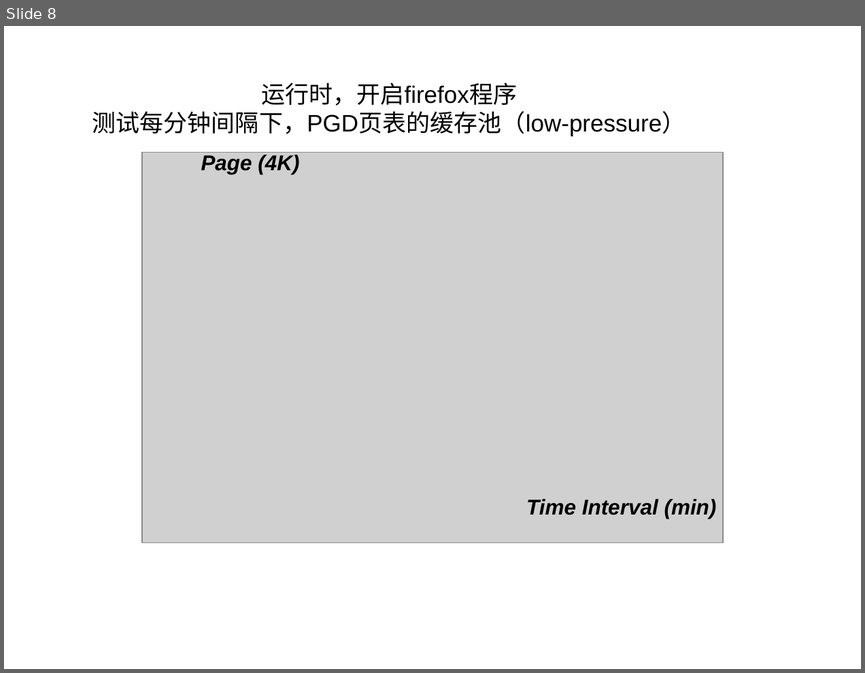
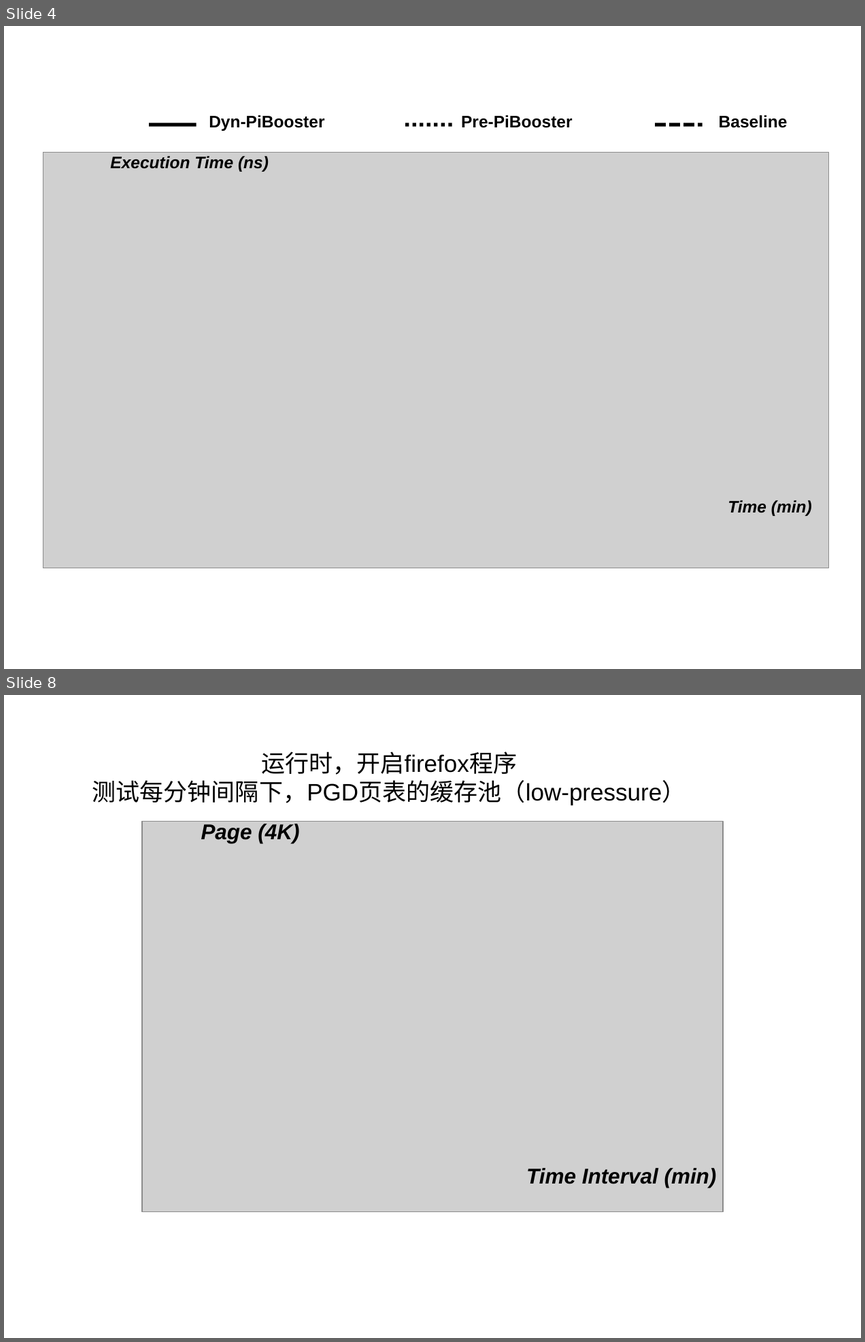
Before and after one commit to strongerwill/FastIO, a slide deck: doc/paper/image/micro/micro_benchmark.ppt. Shown one above the other, each under a label of ours: slide 8 before the commit, slides 4 and 8 after it; the slides between them are not shown. The pictures are 865x673 and 865x1342 pixels, drawn with LibreOffice and Linux fonts; fonts in the diff are those of the drawing; grey boxes stand for pictures. Boxes give left, top, right and bottom in pixels: in the first picture for what was removed or moved away, otherwise in the second. Text is boxed around its words. In the diff, an @@ line names an element or a change of style, - is before the commit and + after.

```diff
--- a/doc/paper/image/micro/micro_benchmark.ppt
+++ b/doc/paper/image/micro/micro_benchmark.ppt
@@ slide 4 added at box(4, 26, 861, 669), background #FFFFFF @@
@@ line added from (149, 125) to (196, 125), #000000 3 pt @@
@@ text added at box(209, 115, 324, 131), 14 pt, text #000000, bold @@
+Dyn-PiBooster
@@ line added from (405, 125) to (453, 125), #000000 3 pt dashed @@
@@ text added at box(461, 115, 572, 128), 14 pt, text #000000, bold @@
+Pre-PiBooster
@@ line added from (655, 125) to (702, 125), #000000 3 pt dashed @@
@@ text added at box(719, 115, 787, 128), 14 pt, text #000000, bold @@
+Baseline
@@ picture added at box(43, 152, 829, 567) @@
@@ text added at box(110, 156, 269, 172), 14 pt, text #000000, bold, italic @@
+Execution Time (ns)
@@ text added at box(728, 500, 812, 516), 14 pt, text #000000, bold, italic @@
+Time (min)
```
Also in this commit, not shown: 2 slides changed, 6 other slides added, 5 slides removed, 9 other files.
